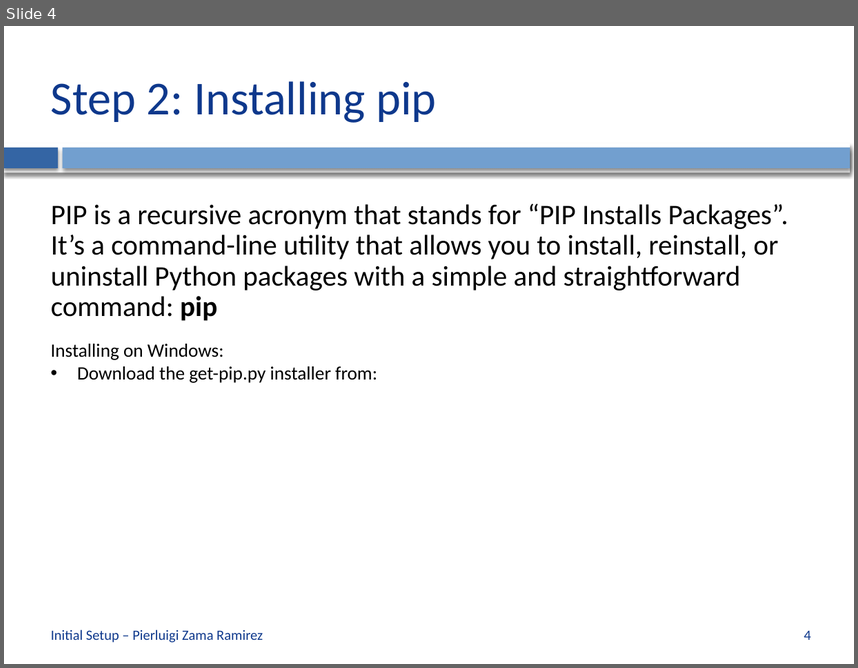
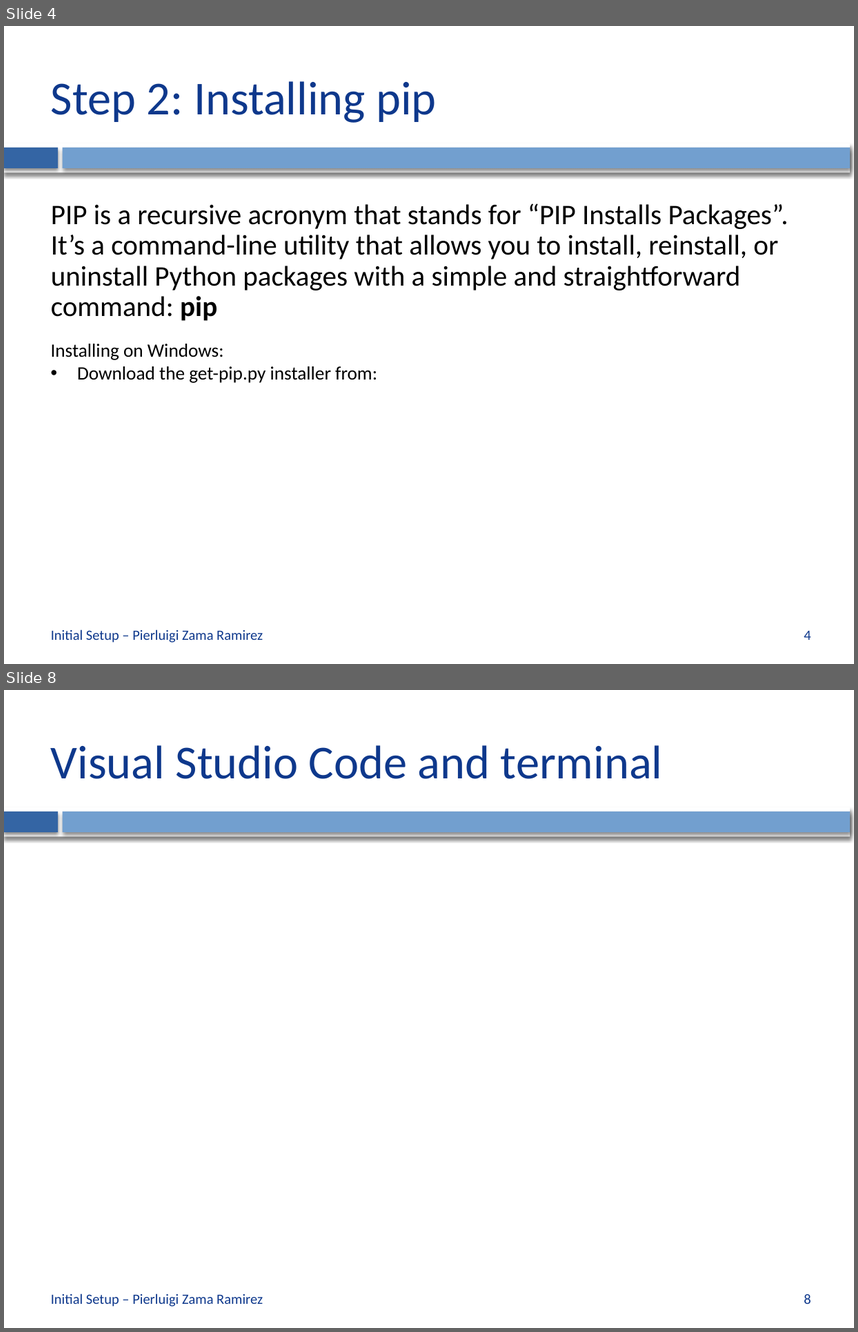
Before and after one commit to CVLAB-Unibo/ComputerVisionImageProcessing-LabSessions, a slide deck: LabSession0 - Initial Setup.pptx. Shown one above the other, each under a label of ours: slide 4 before the commit, slides 4 and 8 after it; the slides between them are not shown. The pictures are 858x668 and 858x1332 pixels, drawn with LibreOffice and Linux fonts; fonts in the diff are those of the drawing; background and template pictures are left out. Boxes give left, top, right and bottom in pixels: in the first picture for what was removed or moved away, otherwise in the second. Text is boxed around its words. In the diff, an @@ line names an element or a change of style, - is before the commit and + after.

```diff
--- a/LabSession0 - Initial Setup.pptx
+++ b/LabSession0 - Initial Setup.pptx
@@ slide 8 added at box(4, 690, 854, 1328), background #FFFFFF; not listed: 3 template elements that a slide beside it also shows @@
@@ title added at box(51, 745, 663, 779), 40 pt, text #0E388C @@
+Visual Studio Code and terminal
@@ text added at box(51, 1293, 263, 1306), 12 pt, text #0E388C @@
+Initial Setup – Pierluigi Zama Ramirez
@@ page number added at box(804, 1294, 811, 1303), 12 pt, text #0E388C @@
+8
```
Also in this commit, not shown: 4 other slides added.
